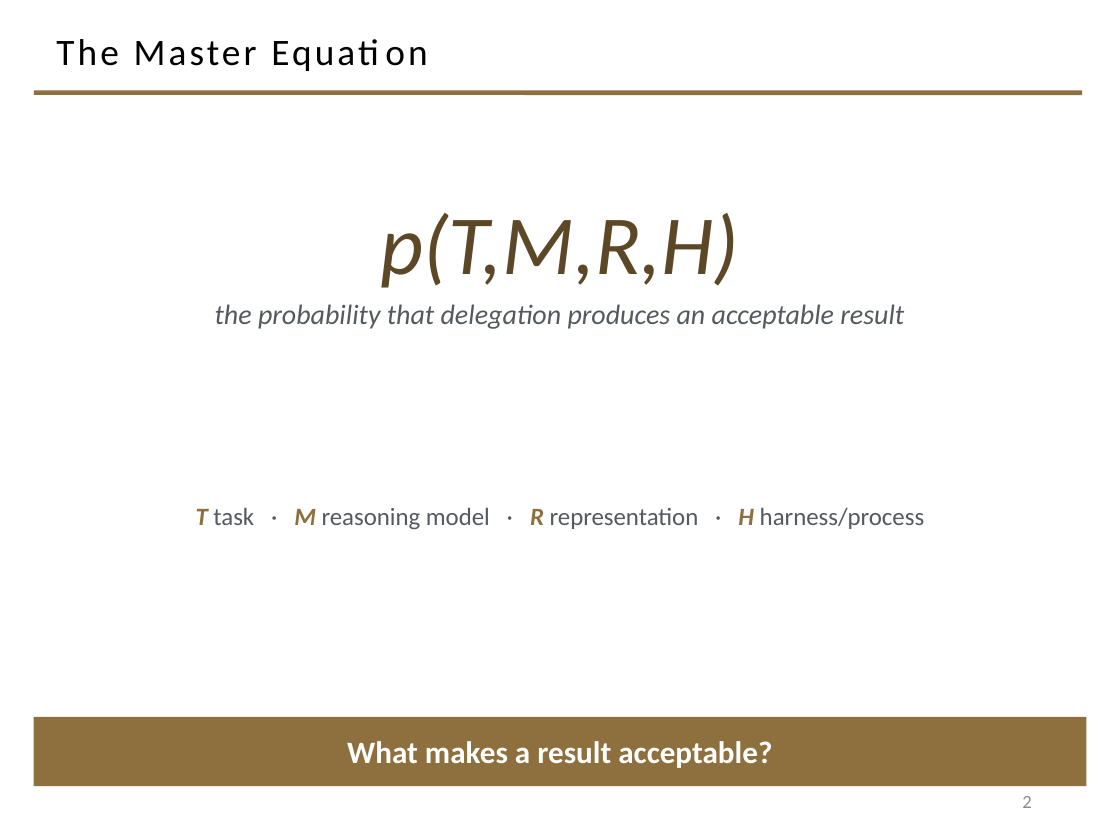
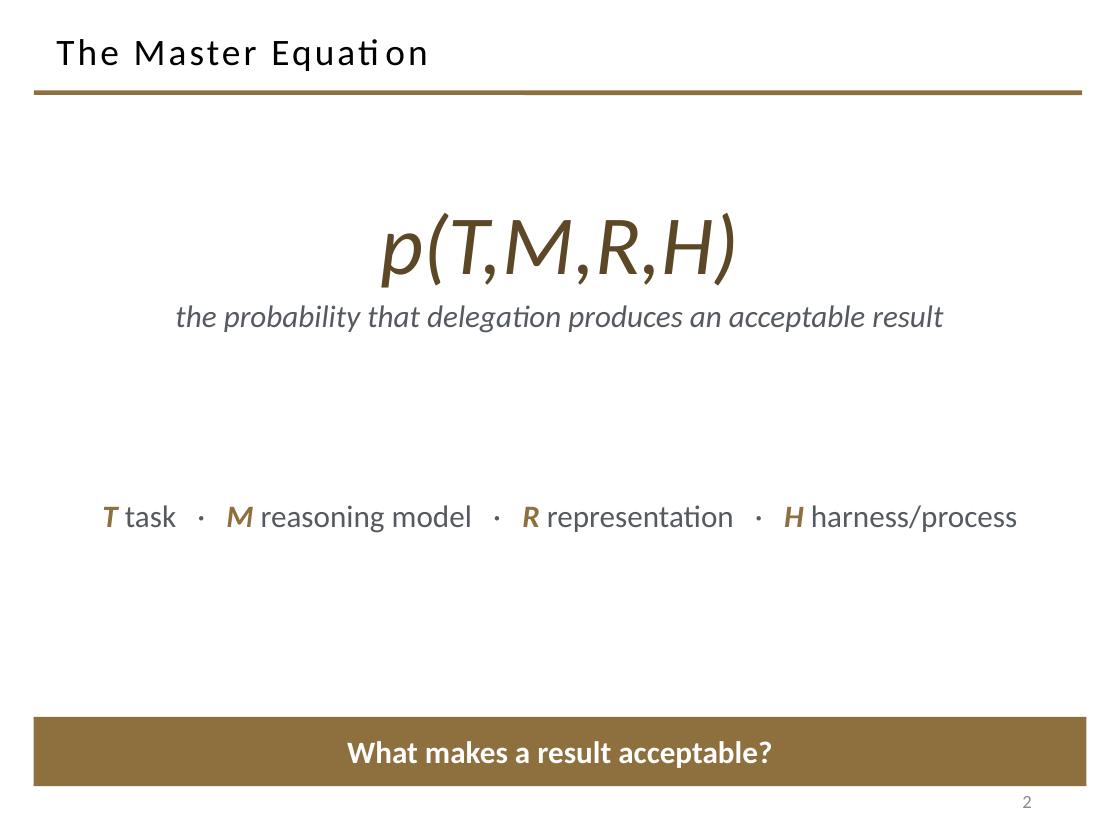
Before and after one commit to davisjam/model-based-agentic-software-engineering, a slide deck: slide 2 of course/lectures/act-2-delegation-and-control/03-alignment/2-3-Alignment.pptx. Drawn at 1120x840 pixels with LibreOffice and Linux fonts; fonts in the diff are those of the drawing; background and template pictures are left out. Boxes give left, top, right and bottom in pixels: in the first picture for what was removed or moved away, otherwise in the second. Text is boxed around its words. In the diff, an @@ line names an element or a change of style, - is before the commit and + after.

Commit message:
deck 2-3 S6: activity gains the model dimension; global 20pt floor closes
Divider renumbered SECTION 6. Activity slide keeps the author's four
obligations verbatim, full-width at 20pt; the given model moves to its own
slide styled as the lab's structure/behavior pair ('the lab's domain again').
Design-sequence table becomes three grouped panels (WHAT MUST HOLD / HOW WILL
WE KNOW / WHAT WILL IT CONTROL) and gains the MODEL USE question. Opening
slides (title, Master Equation, vibe-code prompt, checks line) raised to the
20pt floor. Final state: 46 slides, min 20pt instructional text on every
slide, one inherited out-of-frame shape only.

```diff
--- a/course/lectures/act-2-delegation-and-control/03-alignment/2-3-Alignment.pptx
+++ b/course/lectures/act-2-delegation-and-control/03-alignment/2-3-Alignment.pptx
@@ text "the probability that delegation produces ..." at (x1=175, y1=305, x2=943, y2=333): size 18 to 20 pt @@
@@ text "T task · M reasoning ..." at (x1=102, y1=505, x2=1018, y2=533): size 16 to 20 pt @@
```
Also in this commit, not shown: 8 other slides changed, 1 slide added.
